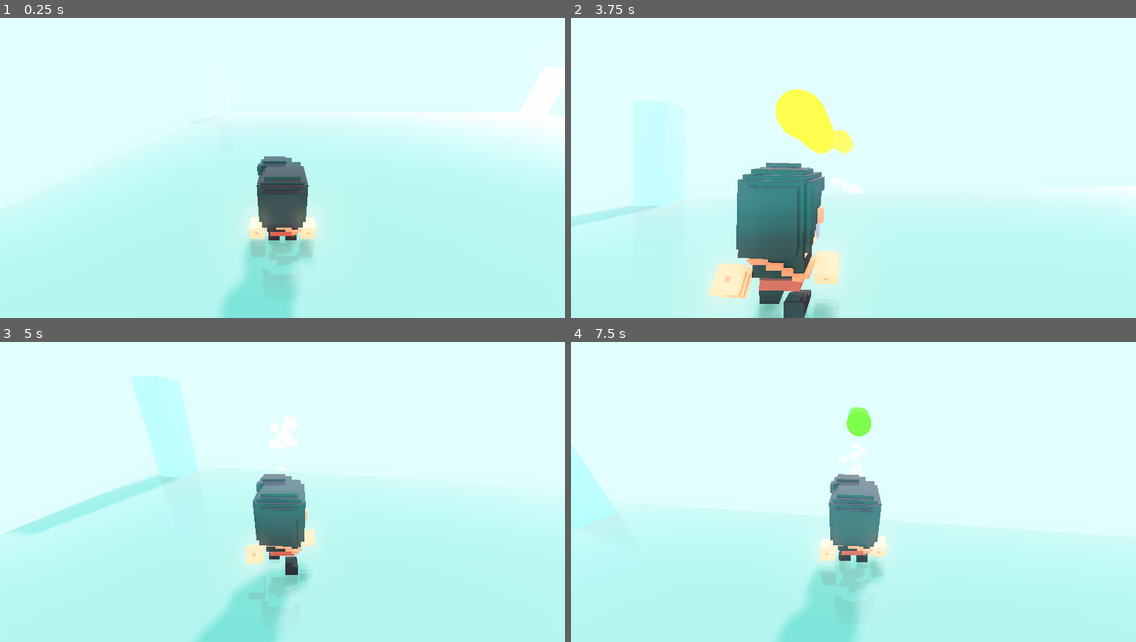
Above: before the commit, frames 1-4 (two rows, left to right).
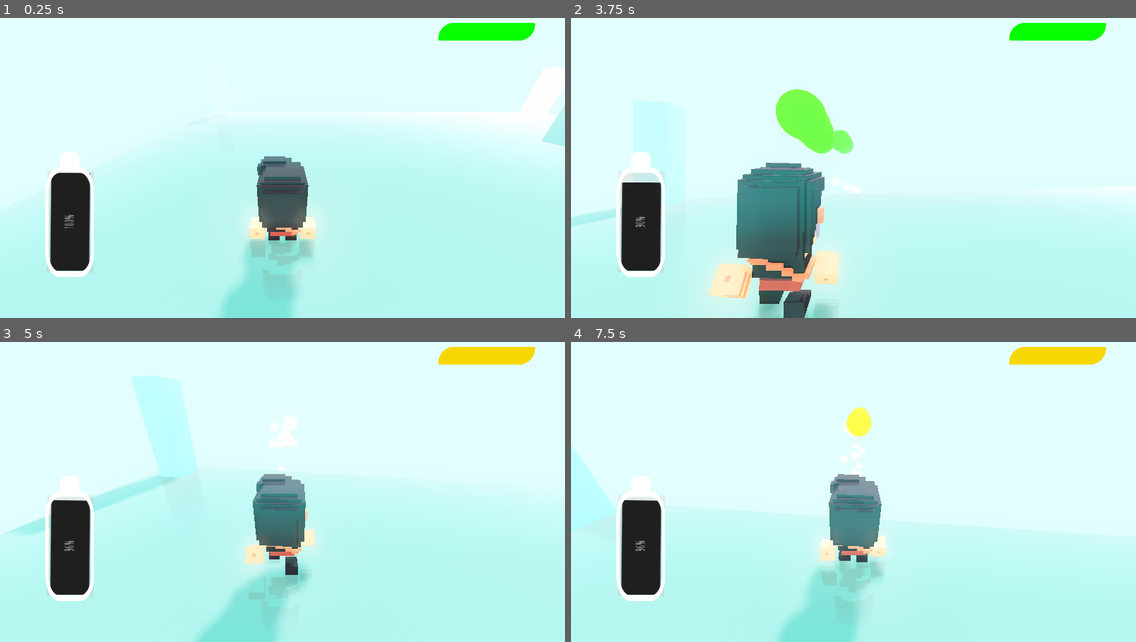
Above: after the commit, the same moments.

Repository: julianojosoa13/GameJamPlus21
Game: Godot game, scene res://Levels/level0.tscn
Same seed, same stepped clock (60 frames per second), same inputs: the game is played once before the commit and once after it.
Inputs (mouse positions are in pixels of both pictures, inside the frame that each line leads up to):
- Up to frame 1 (0.25 s): no input
- Up to frame 2 (3.75 s): tap Enter (ui_accept) at 0.5, 0.77, 1.52, 3.02 s; move the mouse to (881, 159) at 0.52 s; press the mouse at (881, 159) at 0.53 s; hold Z (move_forward) from 0.53 s (still down); move the mouse to (825, 159) at 1.27 s; release the mouse at (825, 159) at 1.28 s; click (825, 159) at 1.35 s; move the mouse to (864, 153) at 2.02 s; press the mouse at (864, 153) at 2.03 s; move the mouse to (847, 165) at 2.77 s; release the mouse at (847, 165) at 2.78 s; click (847, 165) at 2.85 s; move the mouse to (893, 162) at 3.52 s; press the mouse at (893, 162) at 3.53 s
- Up to frame 3 (5 s): keep holding Z (move_forward); tap Enter (ui_accept) at 3.77, 4.52 s; move the mouse to (237, 480) at 4.27 s; release the mouse at (237, 480) at 4.28 s; click (237, 480) at 4.35 s
- Up to frame 4 (7.5 s): move the mouse to (859, 483) at 5.02 s; press the mouse at (859, 483) at 5.03 s; move the mouse to (830, 477) at 5.77 s; release Z (move_forward) at 5.78 s; release the mouse at (830, 477) at 5.78 s; hold D (move_right) 5.78-6.53 s; click (830, 477) at 5.85 s; tap Enter (ui_accept) at 6.02, 6.77 s; move the mouse to (881, 483) at 6.52 s; press the mouse at (881, 483) at 6.53 s; hold Z (move_forward) from 6.53 s (still down); move the mouse to (825, 483) at 7.27 s; release the mouse at (825, 483) at 7.28 s; click (825, 483) at 7.35 s

The runs differ from the first frame. In frame 1, 4.3% of the frame differs, in the area x 8-100%, y 1-87%; in frame 2, 5.5%, in the area x 8-95%, y 1-87%; in frame 3, 3.9%; in frame 4, 4.3%.

Commit message:
UI partie 1

Diff:
--- a/Levels/level0.tscn
+++ b/Levels/level0.tscn
@@ -46,6 +46,27 @@
 ao_on_uv2 = false
 ao_texture_channel = 0
 
+[sub_resource type="BoxShape" id=8]
+
+[sub_resource type="CubeMesh" id=9]
+
+[sub_resource type="SpatialMaterial" id=10]
+albedo_color = Color( 0.756863, 0.498039, 0.498039, 1 )
+metallic = 1.0
+metallic_specular = 0.49
+roughness = 0.5
+anisotropy_enabled = true
+anisotropy = 0.19
+ao_enabled = true
+ao_light_affect = 0.13
+ao_on_uv2 = false
+ao_texture_channel = 0
+subsurf_scatter_enabled = true
+subsurf_scatter_strength = 0.1
+refraction_enabled = true
+refraction_scale = 0.05
+refraction_texture_channel = 0
+
 [node name="level0" type="Spatial"]
 
 [node name="player" parent="." instance=ExtResource( 1 )]
@@ -56,7 +77,6 @@
 transform = Transform( 28.296, 0, 0, 0, 0.072, 0, 0, 0, 26.866, 0, 0, 0 )
 
 [node name="MeshInstance" type="MeshInstance" parent="sol"]
-transform = Transform( 1, 0, 0, 0, 1, 0, 0, 0, 1, 0, 0, 0 )
 mesh = SubResource( 2 )
 material/0 = null
 
@@ -123,3 +143,17 @@
 [node name="MeshInstance" type="MeshInstance" parent="cube4"]
 mesh = SubResource( 6 )
 material/0 = SubResource( 7 )
+
+[node name="cube5" type="StaticBody" parent="."]
+transform = Transform( 1, 0, 0, 0, 1.9, 0, 0, 0, 4.9, 0, 2, 0 )
+__meta__ = {
+"_edit_group_": true
+}
+
+[node name="CollisionShape" type="CollisionShape" parent="cube5"]
+shape = SubResource( 8 )
+
+[node name="MeshInstance" type="MeshInstance" parent="cube5"]
+transform = Transform( 1, 0, 0, 0, 1, 0, 0, 0, 1, 0, 1, 0 )
+mesh = SubResource( 9 )
+material/0 = SubResource( 10 )
--- a/Prefabs/player.tscn
+++ b/Prefabs/player.tscn
@@ -1,9 +1,9 @@
-[gd_scene load_steps=17 format=2]
+[gd_scene load_steps=24 format=2]
 
 [ext_resource path="res://Models/3D Character/character.material" type="Material" id=1]
 [ext_resource path="res://Prefabs/paint.tscn" type="PackedScene" id=2]
 [ext_resource path="res://Scripts/player.gd" type="Script" id=3]
-[ext_resource path="res://Image/Camera Scope/scope.png" type="Texture" id=6]
+[ext_resource path="res://Image/UI/bottle_vide.png" type="Texture" id=4]
 
 [sub_resource type="ArrayMesh" id=1]
 resource_name = "character"
@@ -594,6 +594,91 @@
 [sub_resource type="BoxShape" id=12]
 extents = Vector3( 1, 1, 0.875978 )
 
+[sub_resource type="StyleBoxFlat" id=13]
+bg_color = Color( 0.0313726, 1, 0, 1 )
+corner_radius_top_left = 50
+corner_radius_top_right = 5
+corner_radius_bottom_right = 50
+corner_radius_bottom_left = 5
+
+[sub_resource type="Animation" id=14]
+resource_name = "blanc"
+tracks/0/type = "value"
+tracks/0/path = NodePath(".:custom_styles/normal:bg_color")
+tracks/0/interp = 1
+tracks/0/loop_wrap = true
+tracks/0/imported = false
+tracks/0/enabled = true
+tracks/0/keys = {
+"times": PoolRealArray( 0 ),
+"transitions": PoolRealArray( 1 ),
+"update": 0,
+"values": [ Color( 0.992157, 0.992157, 0.992157, 1 ) ]
+}
+
+[sub_resource type="Animation" id=15]
+resource_name = "bleue"
+tracks/0/type = "value"
+tracks/0/path = NodePath(".:custom_styles/normal:bg_color")
+tracks/0/interp = 1
+tracks/0/loop_wrap = true
+tracks/0/imported = false
+tracks/0/enabled = true
+tracks/0/keys = {
+"times": PoolRealArray( 0 ),
+"transitions": PoolRealArray( 1 ),
+"update": 0,
+"values": [ Color( 0.054902, 0.835294, 0.690196, 1 ) ]
+}
+
+[sub_resource type="Animation" id=16]
+resource_name = "jaune"
+tracks/0/type = "value"
+tracks/0/path = NodePath(".:custom_styles/normal:bg_color")
+tracks/0/interp = 1
+tracks/0/loop_wrap = true
+tracks/0/imported = false
+tracks/0/enabled = true
+tracks/0/keys = {
+"times": PoolRealArray( 0 ),
+"transitions": PoolRealArray( 1 ),
+"update": 0,
+"values": [ Color( 0.972549, 0.847059, 0.0156863, 1 ) ]
+}
+
+[sub_resource type="Animation" id=17]
+resource_name = "rouge"
+tracks/0/type = "value"
+tracks/0/path = NodePath(".:custom_styles/normal:bg_color")
+tracks/0/interp = 1
+tracks/0/loop_wrap = true
+tracks/0/imported = false
+tracks/0/enabled = true
+tracks/0/keys = {
+"times": PoolRealArray( 0 ),
+"transitions": PoolRealArray( 1 ),
+"update": 0,
+"values": [ Color( 1, 0.160784, 0.0235294, 1 ) ]
+}
+
+[sub_resource type="Animation" id=18]
+resource_name = "vert"
+tracks/0/type = "value"
+tracks/0/path = NodePath(".:custom_styles/normal:bg_color")
+tracks/0/interp = 1
+tracks/0/loop_wrap = true
+tracks/0/imported = false
+tracks/0/enabled = true
+tracks/0/keys = {
+"times": PoolRealArray( 0 ),
+"transitions": PoolRealArray( 1 ),
+"update": 0,
+"values": [ Color( 0.0313726, 1, 0, 1 ) ]
+}
+
+[sub_resource type="StyleBoxFlat" id=19]
+bg_color = Color( 0.933333, 0.0588235, 0.0588235, 0.0823529 )
+
 [node name="player" type="KinematicBody" groups=[
 "player",
 ]]
@@ -695,14 +780,41 @@
 transform = Transform( -1, 0, -8.74228e-08, 0, 1, 0, 8.74228e-08, 0, -1, -1.4621, 3.15755, -4.60071 )
 fov = 72.2
 
-[node name="TextureRect" type="TextureRect" parent="CinematicCamera"]
-margin_left = 309.0
-margin_top = 160.0
-margin_right = 971.0
-margin_bottom = 557.0
-texture = ExtResource( 6 )
+[node name="Label" type="Label" parent="."]
+margin_left = 993.272
+margin_top = 51.0416
+margin_right = 1212.27
+margin_bottom = 91.0416
+custom_styles/normal = SubResource( 13 )
 __meta__ = {
 "_edit_use_anchors_": false
 }
 
+[node name="ColorUI" type="AnimationPlayer" parent="Label"]
+anims/blanc = SubResource( 14 )
+anims/bleue = SubResource( 15 )
+anims/jaune = SubResource( 16 )
+anims/rouge = SubResource( 17 )
+anims/vert = SubResource( 18 )
+
+[node name="Bouteille" type="ProgressBar" parent="."]
+margin_left = 105.0
+margin_top = 616.0
+margin_right = 354.0
+margin_bottom = 664.0
+rect_rotation = -89.4265
+rect_scale = Vector2( 0.921206, 2.20474 )
+custom_styles/bg = SubResource( 19 )
+__meta__ = {
+"_edit_use_anchors_": false
+}
+
+[node name="Timer" type="Timer" parent="."]
+one_shot = true
+
+[node name="Sprite" type="Sprite" parent="."]
+position = Vector2( 158.208, 485.745 )
+scale = Vector2( 0.582263, 1 )
+texture = ExtResource( 4 )
+
 [connection signal="body_entered" from="HurtBox" to="." method="_on_HurtBox_body_entered"]
--- a/Scripts/player.gd
+++ b/Scripts/player.gd
@@ -11,7 +11,7 @@
 #var poursuivants = 0
 
 var ouvert = false
-var captured = false
+var can_shoot = true
 
 enum {
 	CONTROLLABLE = 0,
@@ -51,9 +51,10 @@
 	Input.set_mouse_mode(Input.MOUSE_MODE_CAPTURED)
 	initial_pos = translation
 	initial_direction = global_transform.origin
-	$CinematicCamera/TextureRect.visible = false
 	nbr_fantome = 0
-	captured = true
+	$Bouteille.max_value = $paint/Particles.lifetime
+	$Bouteille.min_value = $paint/Particles.lifetime / 2
+	$Bouteille.value = $paint/Particles.lifetime
 
 	#mesh no longer inherits rotation of parent, allowing it to rotate freely
 #	mesh.set_as_toplevel(true)
@@ -68,24 +69,34 @@
 				head.rotation.x = clamp(head.rotation.x, deg2rad(-60), deg2rad(50))
 				$paint.rotate_x(deg2rad(event.relative.y * mouse_sense))
 				$paint.rotation.x = clamp(head.rotation.x, deg2rad(-30), deg2rad(10))
-			if Input.is_action_pressed("fire"):
-				$CinematicCamera.current = true
-				$Head/Camera.current = false
-				$paint/Particles.emitting = true
-#				$Armature/Skeleton/character.visible = false
-#				state = CAPTURING
-#				$CinematicCamera/TextureRect.visible = true
+			if Input.is_action_just_pressed("fire"):
+
+				var couleur = get_rand_array([BLEU, VERT,JAUNE, ROUGE])
+				if $paint/Particles.emitting == false:
+					match couleur:
+						BLEU:
+							$paint/AnimationPlayer.play("bleue")
+							$Label/ColorUI.play("bleue")
+						JAUNE:
+							$paint/AnimationPlayer.play("jaune")
+							$Label/ColorUI.play("jaune")
+						ROUGE:
+							$paint/AnimationPlayer.play("rouge")
+							$Label/ColorUI.play("rouge")
+						VERT:
+							$Label/ColorUI.play("vert")
+							$paint/AnimationPlayer.play("vert")
+					$CinematicCamera.current = true
+					$Head/Camera.current = false
+					$paint/Particles.emitting = true
+
+					$Timer.start($paint/Particles.lifetime)
+#					if $Timer.paused == false:
+#						$Timer.paused = true
+#
+
 			if Input.is_action_just_released("fire"):
-				var couleur = get_rand_array([BLEU, VERT,JAUNE, ROUGE])
-				match couleur:
-					BLEU:
-						$paint/AnimationPlayer.play("bleue")
-					JAUNE:
-						$paint/AnimationPlayer.play("jaune")
-					ROUGE:
-						$paint/AnimationPlayer.play("rouge")
-					VERT:
-						$paint/AnimationPlayer.play("vert")
+				$Timer.stop()
 				$CinematicCamera.current = false
 				$Head/Camera.current = true
 				$paint/Particles.emitting = false
@@ -135,6 +146,11 @@
 			else:
 				$AnimationPlayer.play("Idle")
 
+	if $paint/Particles.emitting == true and $Timer.time_left > 0:
+		$Bouteille.value = $Timer.time_left
+		print(str($paint/Particles.lifetime) + " - " +  str($Timer.time_left))
+
+
 func _physics_process(delta):
 	match state:
 		CONTROLLABLE:
Binary file added: Image/UI/Splash_1.png
Not shown, added: Image/UI/Splash_1.png.import
Binary file added: Image/UI/Splash_2.png
Not shown, added: Image/UI/Splash_2.png.import
Binary file added: Image/UI/bottle.png
Not shown, added: Image/UI/bottle.png.import
Binary file added: Image/UI/bottle_color.png
Not shown, added: Image/UI/bottle_color.png.import
Binary file added: Image/UI/bottle_vide.png
Not shown, added: Image/UI/bottle_vide.png.import
Not shown: 1 places in Levels/level0.tscn that only renumber resources
Not shown, added: .gitignore
